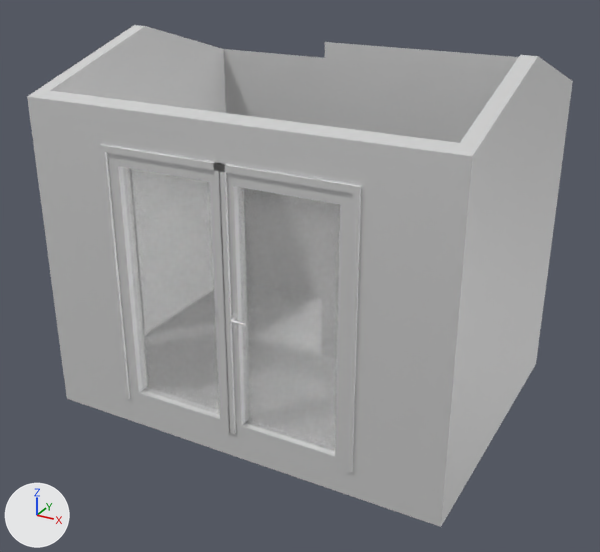
One commit to the FBX model gintautas.kuchanauskas@gmail_2var.fbx: the scene before it, then after it.
One viewpoint serves both versions: a 50 mm camera at (4.82, -3.51, 3.68) aimed at (1.74, 2.09, 0.88). Every picture has the same lights, and +X, +Y and +Z are marked at lower left. Where no turn or scale is listed for an object, it has been applied to the vertices.

Names of what the first picture shows: 'IfcDoor/Durys išorinės:1000x2100x120 (dešininės):2431213', 'IfcDoor/M_Handle pull Lever_window:Standard:2476894', 'IfcWall/Part:2319976', 'IfcWall/Part:2319977', 'IfcWall/Part:2319978', 'IfcWall/Part:2319982', 'IfcWall/Part:2319983', 'IfcWall/Part:2347280', 'IfcWall/Part:2347282', 'IfcWall/Part:2460764', 'IfcWall/Part:2460765', 'IfcWall/Part:2460766', 'IfcWall/Part:2477688', 'IfcWindow/Langai (Akrusta):1000x2100x120 (dešininis):2476892'.
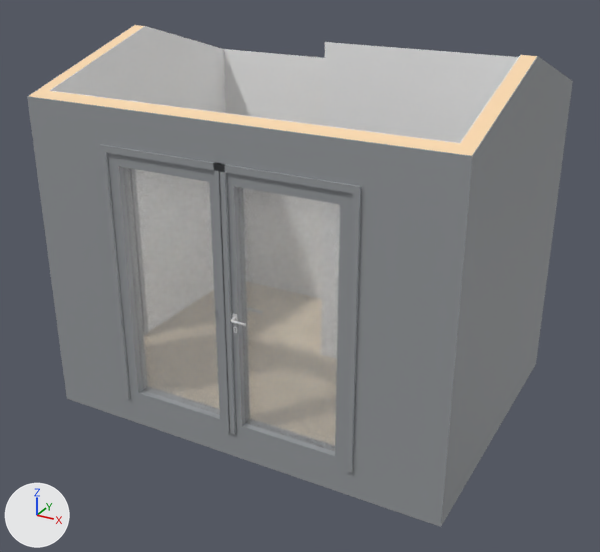
What the commit changed:
In material 'RAL7016' (mat_ral7016), metallic goes from 0.5 to 0.0.
Material 'RAL7016' (mat_ral7016) changes colour from white #e7e7e7 to grey #969a9d; in linear values from (0.8, 0.8, 0.8) to (0.306, 0.322, 0.337).
In material 'RAL7016' (mat_ral7016), roughness goes from 0.5 to 0.4.
In material 'PIR' (mat_pir), metallic goes from 0.5 to 0.0.
Material 'PIR' (mat_pir) changes colour from white #e7e7e7 to beige #ffddb2; in linear values from (0.8, 0.8, 0.8) to (1.0, 0.722, 0.443).
In material 'PIR' (mat_pir), roughness goes from 0.5 to 0.4.
In material 'Rigid insulation' (mat_rigid_insulation), metallic goes from 0.5 to 0.0.
Material 'Rigid insulation' (mat_rigid_insulation) changes colour from white #e7e7e7 to beige #ffddb2; in linear values from (0.8, 0.8, 0.8) to (1.0, 0.722, 0.443).
In material 'Tin-White' (mat_tin_white), metallic goes from 0.5 to 0.0.
Material 'Tin-White' (mat_tin_white) changes colour from white #e7e7e7 to white #fafafa; in linear values from (0.8, 0.8, 0.8) to (0.957, 0.957, 0.957).
In material 'Tin-White' (mat_tin_white), roughness goes from 0.5 to 0.4.
In material 'Tin-RAL7016MAT' (mat_tin_ral7016mat), metallic goes from 0.5 to 0.0.
Material 'Tin-RAL7016MAT' (mat_tin_ral7016mat) changes colour from white #e7e7e7 to grey #969a9d; in linear values from (0.8, 0.8, 0.8) to (0.306, 0.322, 0.337).

Changed parts and their boxes (x1, y1, x2, y2) in the pictures (600 x 552 px):
'IfcWall/Part:2319977', recoloured, surface changed
    both: (27, 96, 473, 527)
'IfcDoor/Durys išorinės:1000x2100x120 (dešininės):2431213', recoloured, surface changed
    both: (213, 163, 362, 473)
'IfcWall/Part:2460765', recoloured, surface changed
    both: (441, 56, 573, 526)
'IfcWindow/Langai (Akrusta):1000x2100x120 (dešininis):2476892', recoloured, surface changed
    both: (99, 144, 236, 434)
'IfcWall/Part:2477688', recoloured, surface changed
    both: (324, 42, 518, 143)
'IfcWall/Part:2319982', recoloured, surface changed
    both: (224, 49, 325, 126)
'IfcWall/Part:2319978', recoloured, surface changed (white to beige)
    both: (29, 89, 478, 156)
'IfcWall/Part:2460766', recoloured, surface changed (grey to beige)
    both: (461, 55, 537, 146)
'IfcWall/Part:2347282', recoloured, surface changed (white to beige)
    both: (39, 25, 144, 91)
'IfcWall/Part:2319976', recoloured, surface changed
    both: (55, 91, 456, 143)
'IfcWall/Part:2460764', recoloured, surface changed
    both: (460, 56, 520, 143)
'IfcWall/Part:2475137', recoloured, surface changed
    both: (324, 70, 325, 108)
'IfcDoor/M_Handle pull Lever_window:Standard:2476894', recoloured, surface changed
    both: (215, 310, 220, 319)
'IfcWall/Part:2319983', recoloured, surface changed
    both: (536, 82, 573, 360)
